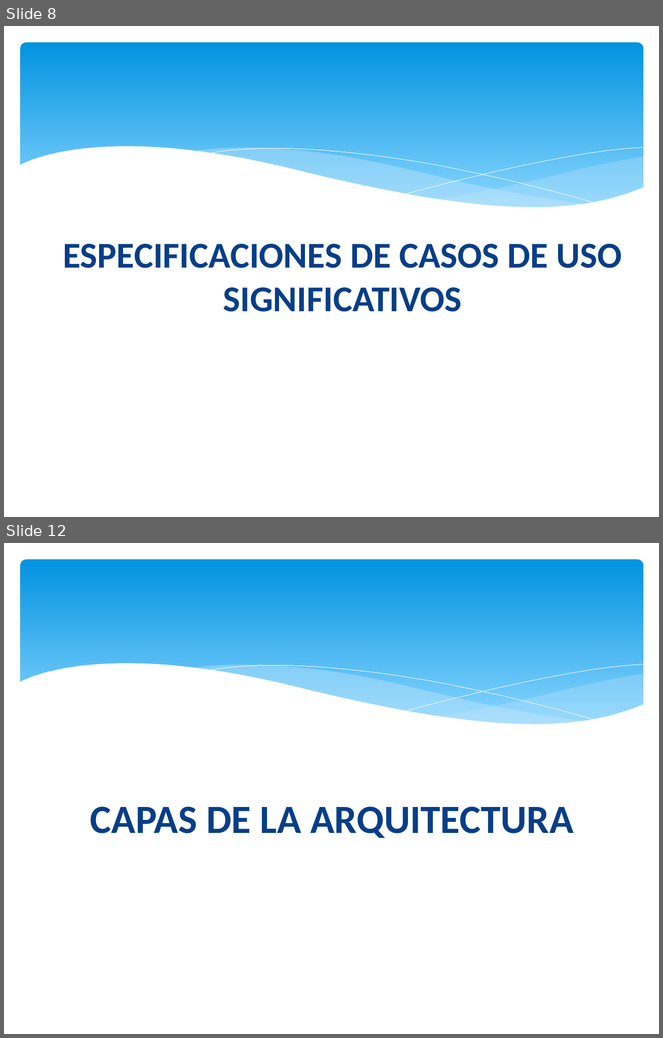
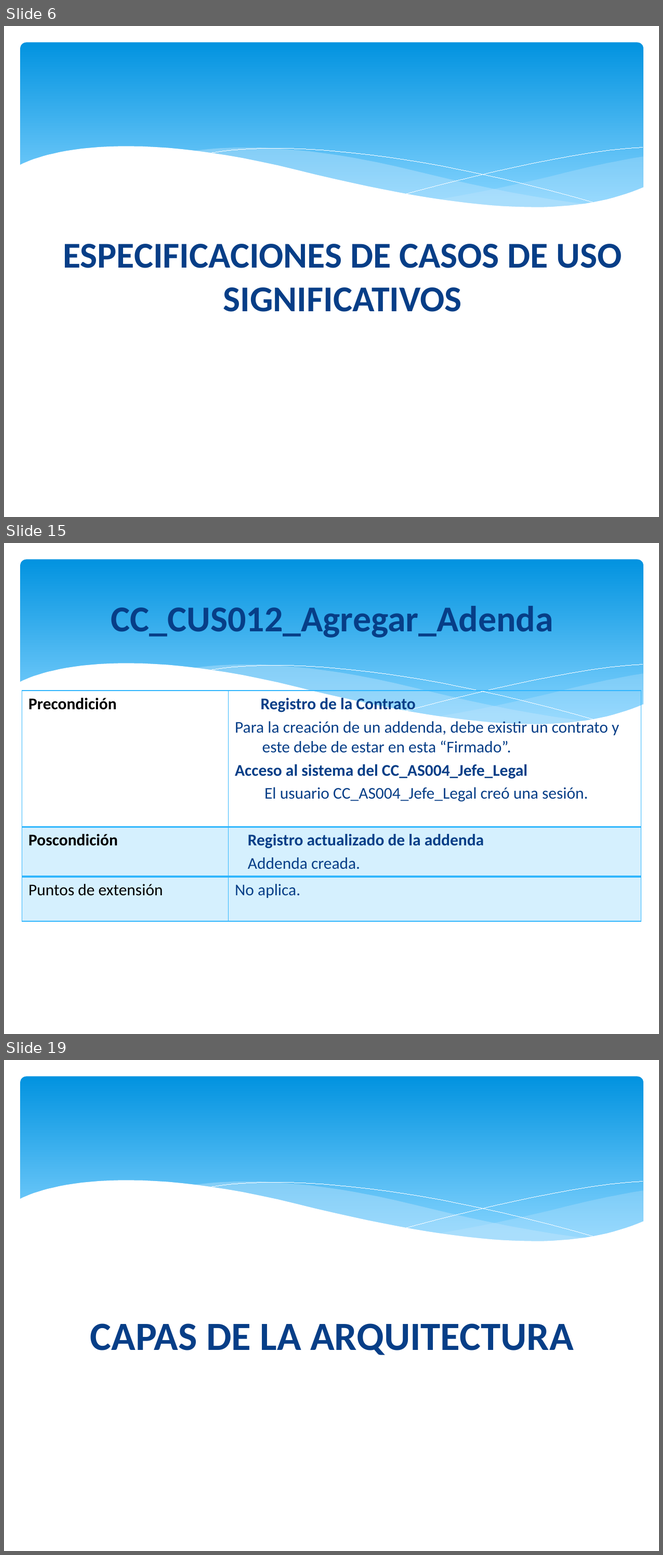
Before and after one commit to orlysemperfi/tp3-contratos-clientes, a slide deck: ITERACION 5/SUB ITERACION 2/PRESENTACION02/PPT TP3 PRES03.pptx. Shown one above the other, each under a label of ours: slides 8 and 12 before the commit, slides 6, 15 and 19 after it; the slides between them are not shown. The pictures are 663x1038 and 663x1555 pixels, drawn with LibreOffice and Linux fonts; fonts in the diff are those of the drawing. Boxes give left, top, right and bottom in pixels: in the first picture for what was removed or moved away, otherwise in the second. Text is boxed around its words. In the diff, an @@ line names an element or a change of style, - is before the commit and + after.

```diff
--- a/ITERACION 5/SUB ITERACION 2/PRESENTACION02/PPT TP3 PRES03.pptx
+++ b/ITERACION 5/SUB ITERACION 2/PRESENTACION02/PPT TP3 PRES03.pptx
@@ slide 15 added at [4, 543, 659, 1034], background #FFFFFF; not listed: 6 template elements that a slide beside it also shows @@
@@ title added at [111, 606, 554, 638], 40 pt, text #073E87, bold @@
+CC_CUS012_Agregar_Adenda
@@ table added at [22, 691, 641, 922], 3 rows, 2 columns @@
+Precondición | Registro de la Contrato / Para la creación de un addenda, debe existir un contrato y este debe de estar en esta “Firmado”. / Acceso al sistema del CC_AS004_Jefe_Legal / El usuario CC_AS004_Jefe_Legal creó una sesión.
+Poscondición | Registro actualizado de la addenda / Addenda creada.
+Puntos de extensión | No aplica.
@@ what was slide 8 is now slide 6 @@
@@ what was slide 12 is now slide 19 @@
```
Also in this commit, not shown: 6 slides changed, 8 other slides added, 2 slides removed.
